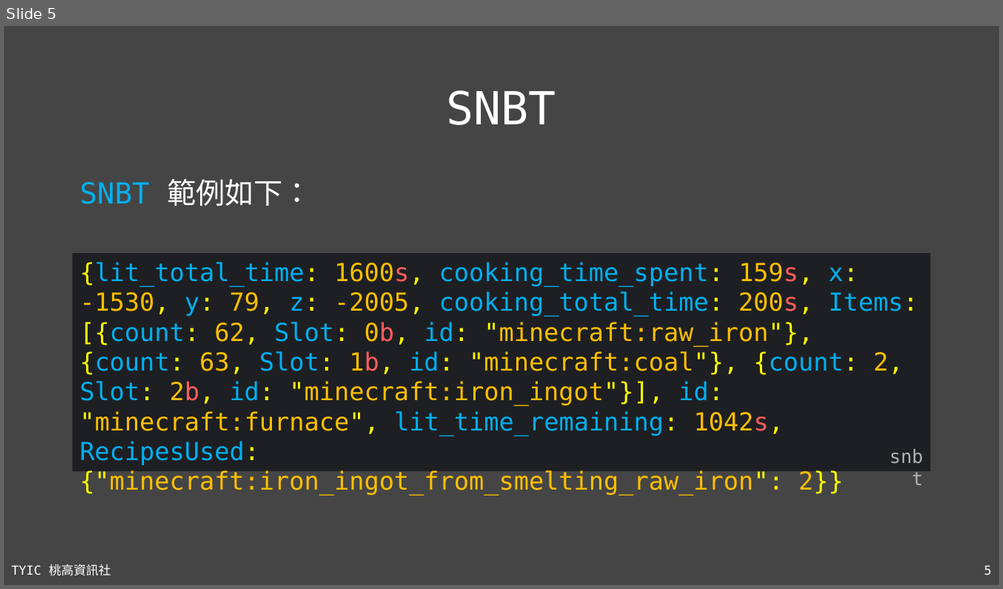
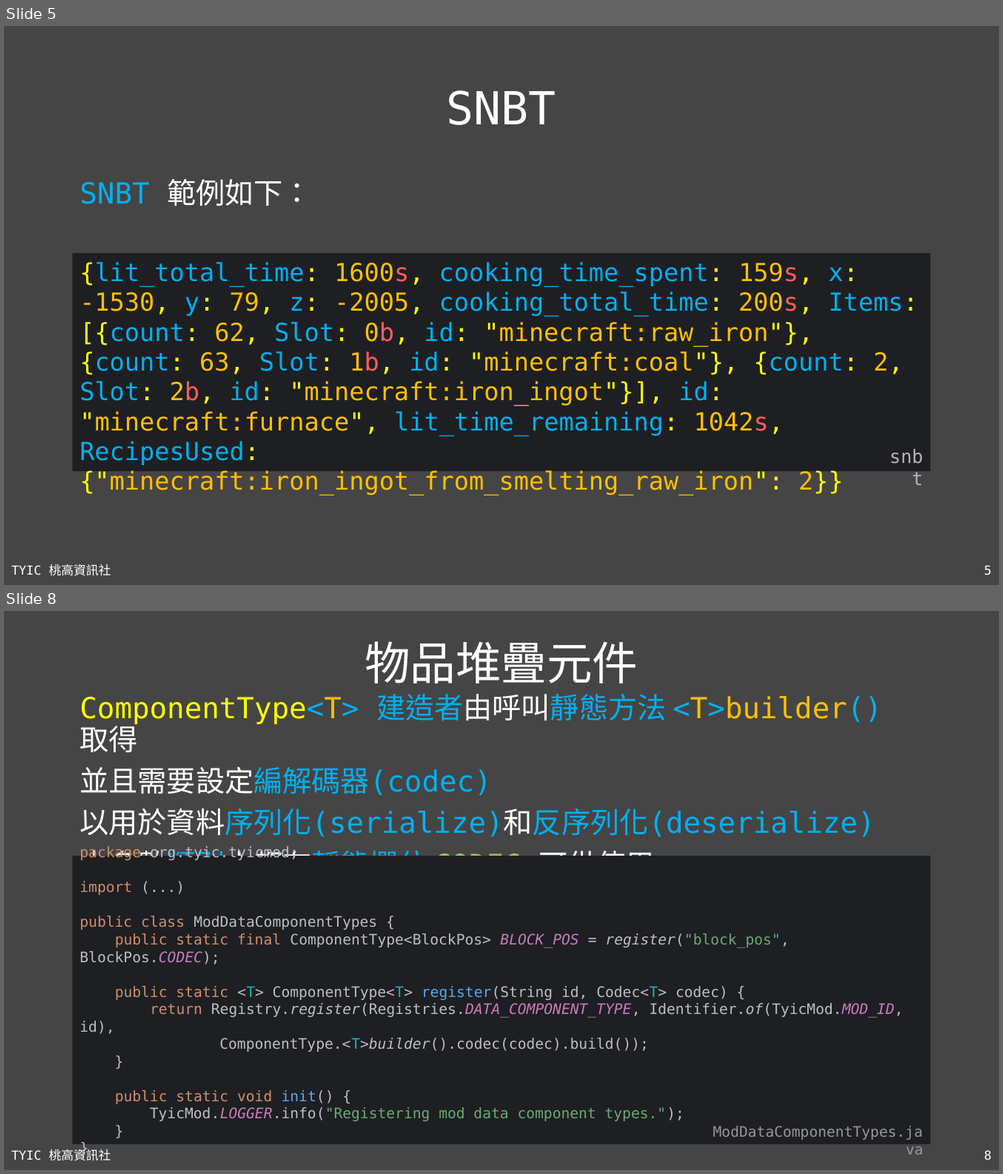
Before and after one commit to TYSHIC/slides, a slide deck: ppt/54_Java 專案：NBT.pptx. Shown one above the other, each under a label of ours: slide 5 before the commit, slides 5 and 8 after it; the slides between them are not shown. The pictures are 1003x589 and 1003x1174 pixels, drawn with LibreOffice and Linux fonts; fonts in the diff are those of the drawing. Boxes give left, top, right and bottom in pixels: in the first picture for what was removed or moved away, otherwise in the second. Text is boxed around its words. In the diff, an @@ line names an element or a change of style, - is before the commit and + after.

```diff
--- a/ppt/54_Java 專案：NBT.pptx
+++ b/ppt/54_Java 專案：NBT.pptx
@@ slide 8 added at (4,611,999,1170), background #454545; not listed: 2 template elements that a slide beside it also shows @@
@@ title added at (364,641,638,684), 44 pt, text #FFFFFF @@
+物品堆疊元件
@@ text added at (79,694,882,883), 28 pt, text #00B0F0 @@
+ComponentType<T> 建造者由呼叫靜態方法 <T>builder() 取得
+並且需要設定編解碼器(codec)
+以用於資料序列化(serialize)和反序列化(deserialize)
+大多數類別中都有靜態欄位 CODEC 可供使用
@@ rectangle added at (73,856,930,1145), fill #1E1F22, 14 pt, text #BCBEC4 @@
+package org.tyic.tyicmod;
+import (...)
+public class ModDataComponentTypes {
+public static final ComponentType<BlockPos> BLOCK_POS = register("block_pos", BlockPos.CODEC);
+public static <T> ComponentType<T> register(String id, Codec<T> codec) {
+return Registry.register(Registries.DATA_COMPONENT_TYPE, Identifier.of(TyicMod.MOD_ID, id),
+ComponentType.<T>builder().codec(codec).build());
+}
+public static void init() {
+TyicMod.LOGGER.info("Registering mod data component types.");
+}
+}
@@ text added at (713,1126,922,1140), 14 pt, text #969696 @@
+ModDataComponentTypes.java
```
Also in this commit, not shown: 5 slides changed, 2 other slides added, 7 other files.
